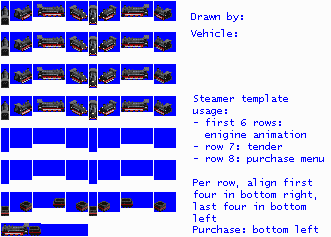
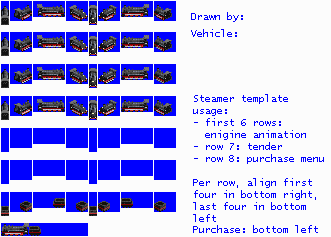
Revision of a layered 331px x 237px image; what changed, layer by layer:
painted on "cod fuente 1.28" over [41, 223, 88, 224]
